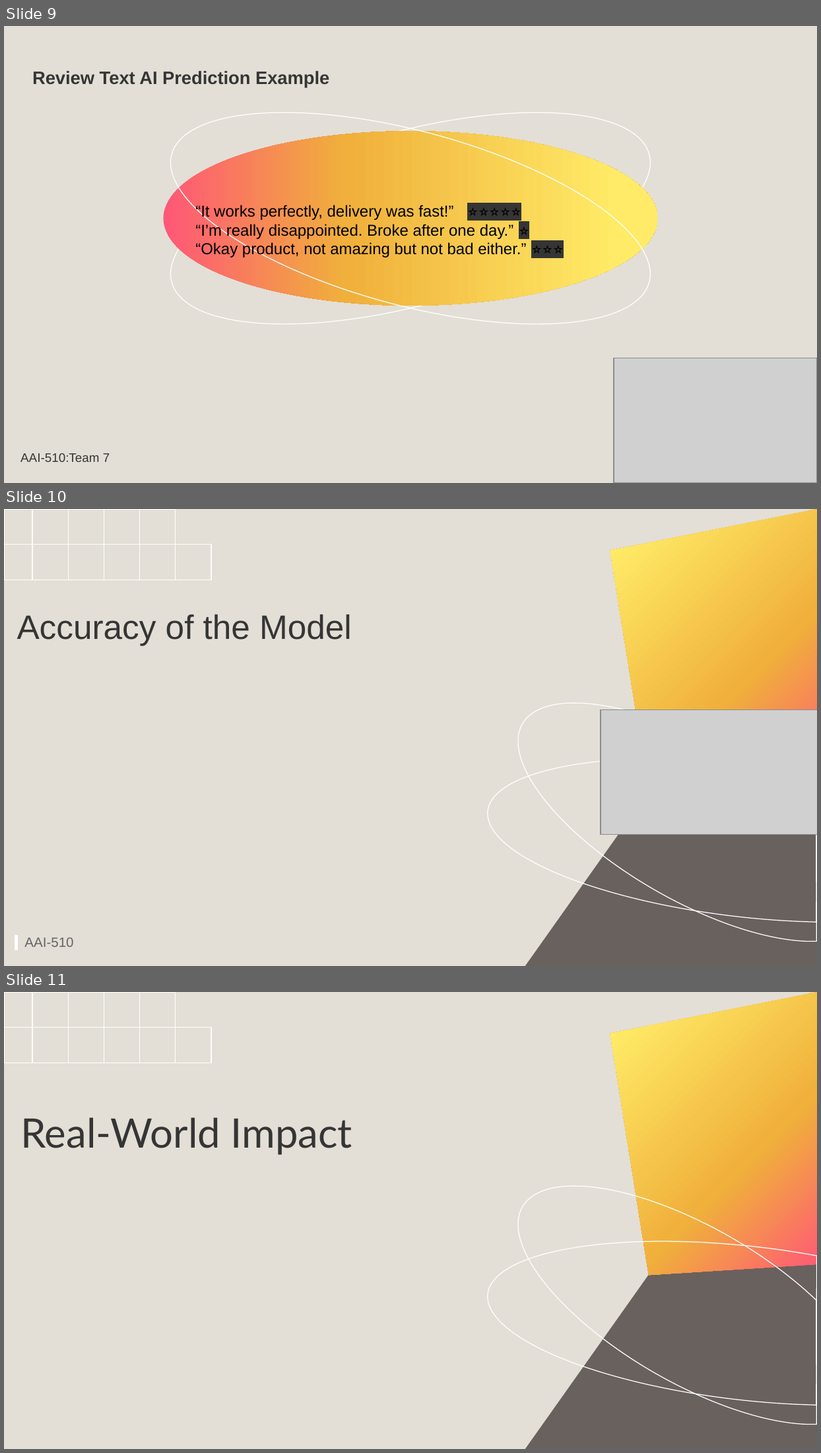
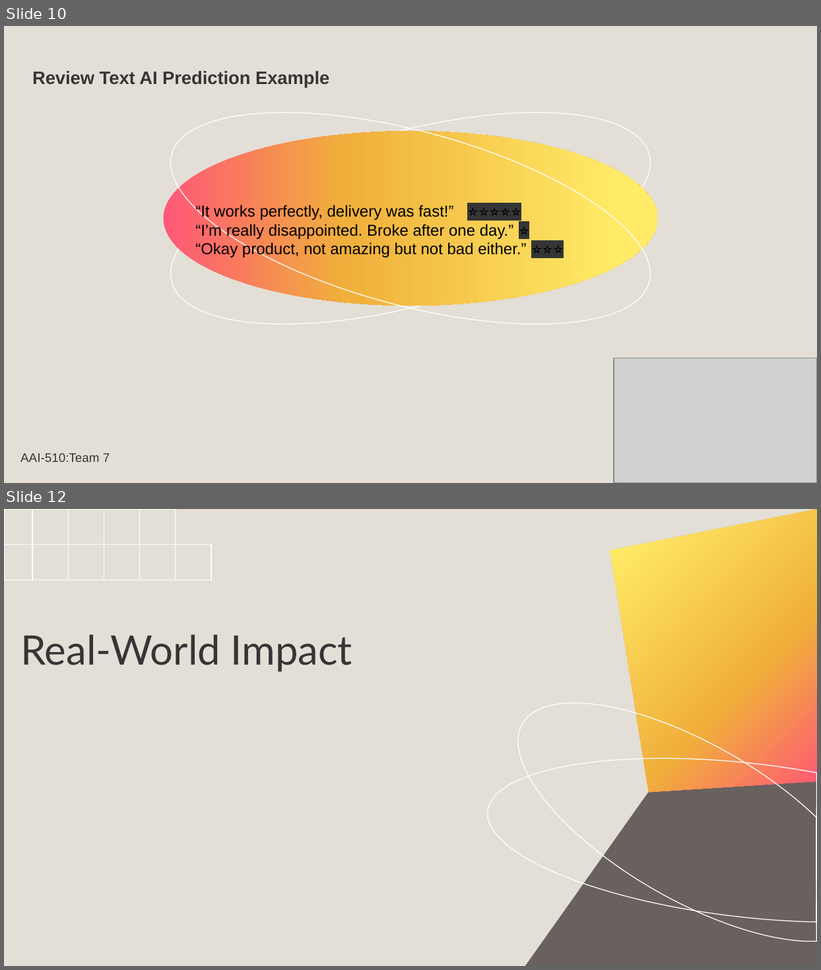
Before and after one commit to bigthinkertoo/AAI-510-Group-7, a slide deck: Final Project SectionX-Team7.pptx. Shown one above the other, each under a label of ours: slides 9, 10 and 11 before the commit, slides 10 and 12 after it; the slides between them are not shown. The pictures are 821x1453 and 821x970 pixels, drawn with LibreOffice and Linux fonts; fonts in the diff are those of the drawing; grey boxes stand for pictures. Boxes give left, top, right and bottom in pixels: in the first picture for what was removed or moved away, otherwise in the second. Text is boxed around its words. In the diff, an @@ line names an element or a change of style, - is before the commit and + after.

```diff
--- a/Final Project SectionX-Team7.pptx
+++ b/Final Project SectionX-Team7.pptx
@@ slide 10 removed at (4, 509, 817, 966), background #E3DFD6; not listed: 15 template elements that a slide beside it also shows @@
@@ title removed at (17, 615, 352, 646) @@
-Accuracy of the Model
@@ picture removed at (601, 710, 817, 835) @@
@@ title removed at (24, 938, 73, 947) @@
-AAI-510
@@ what was slide 9 is now slide 10 @@
@@ what was slide 11 is now slide 12 @@
```
Also in this commit, not shown: 2 slides changed, 2 slides added, 1 other file.
